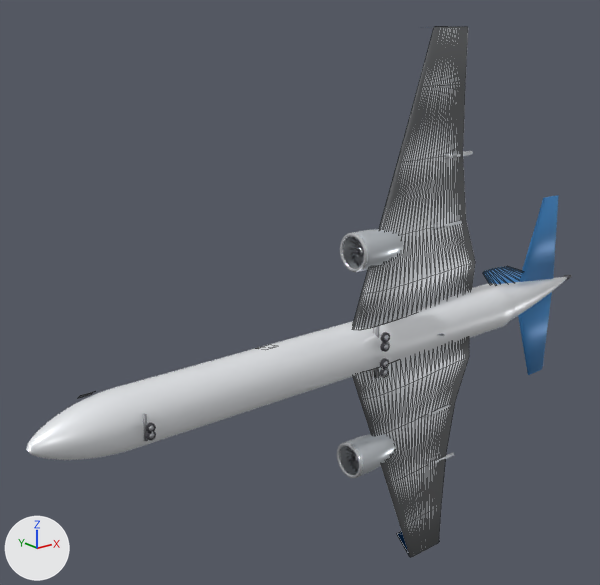
The glTF model public/models/e195-e2.glb: old version first, new version second.
Rendered twice from a 50 mm camera at (-31.7, -32.9, 17.3) aimed at (-2.0, 4.3, 2.4). Lighting does not change. The marker at lower left points along +X, +Y and +Z. The picture after the commit comes second. Mesh edges are drawn as thin lines on the coarser meshes. Where no turn or scale is listed for an object, it has been applied to the vertices.

Names of what the first picture shows: 'Fuselage', 'HStab_L', 'HStab_R', 'Nacelle_-1_0', 'Nacelle_1_0', 'Wing_L', 'Wing_R' and 20 more.
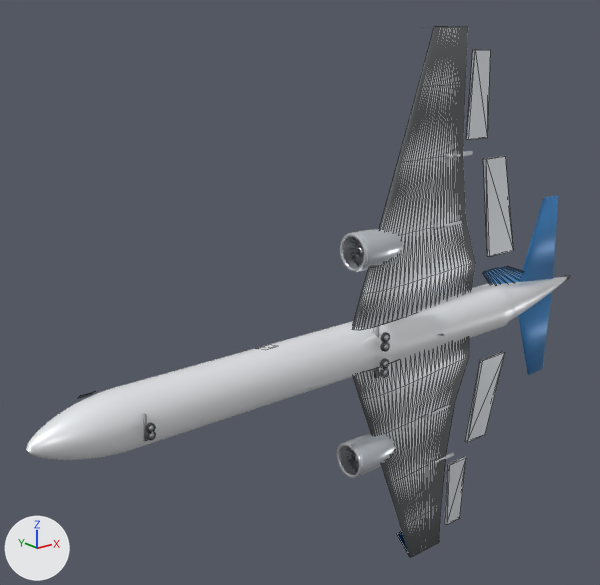
Changed parts and their boxes [x1, y1, x2, y2] in the pictures (600 x 585 px):
'Flap_R', added
    after: [483, 156, 513, 257]
'Flap_L', added
    after: [465, 352, 505, 442]
'Aileron_R', added
    after: [466, 50, 490, 140]
'Aileron_L', added
    after: [445, 457, 466, 525]

What changed in the scene script:
```text
Add me_aileron_r:
    me_aileron_r.from_pydata([(-0.35, -0.14, -2.6), (0.35, 0.36, 2.6), (1.73, 0.36, 2.6), (1.38, -0.14, -2.6), (-0.35, -0.36, -2.6), (0.35, 0.14, 2.6), (1.73, 0.14, 2.6), (1.38, -0.36, -2.6)], [], [(0, 1, 2), (0, 2, 3), (7, 6, 5), (7, 5, 4), (0, 4, 5), (0, 5, 1), (1, 5, 6), (1, 6, 2), (2, 6, 7), (2, 7, 3), (3, 7, 4), (3, 4, 0)])
    me_aileron_r.materials.append(mat_hd_wing)  # white #eaedf2
Add me_flap_r:
    me_flap_r.from_pydata([(0.13, -0.19, -3.09), (-0.13, 0.41, 3.09), (1.76, 0.41, 3.09), (2.51, -0.19, -3.09), (0.13, -0.41, -3.09), (-0.13, 0.19, 3.09), (1.76, 0.19, 3.09), (2.51, -0.41, -3.09)], [], [(0, 1, 2), (0, 2, 3), (7, 6, 5), (7, 5, 4), (0, 4, 5), (0, 5, 1), (1, 5, 6), (1, 6, 2), (2, 6, 7), (2, 7, 3), (3, 7, 4), (3, 4, 0)])
    me_flap_r.materials.append(mat_hd_wing)  # white #eaedf2
Add me_aileron_l:
    me_aileron_l.from_pydata([(-0.35, -0.14, 2.6), (0.35, 0.36, -2.6), (1.73, 0.36, -2.6), (1.38, -0.14, 2.6), (-0.35, -0.36, 2.6), (0.35, 0.14, -2.6), (1.73, 0.14, -2.6), (1.38, -0.36, 2.6)], [], [(0, 3, 2), (0, 2, 1), (7, 4, 5), (7, 5, 6), (0, 1, 5), (0, 5, 4), (1, 2, 6), (1, 6, 5), (2, 3, 7), (2, 7, 6), (3, 0, 4), (3, 4, 7)])
    me_aileron_l.materials.append(mat_hd_wing)  # white #eaedf2
Add me_flap_l:
    me_flap_l.from_pydata([(0.13, -0.19, 3.09), (-0.13, 0.41, -3.09), (1.76, 0.41, -3.09), (2.51, -0.19, 3.09), (0.13, -0.41, 3.09), (-0.13, 0.19, -3.09), (1.76, 0.19, -3.09), (2.51, -0.41, 3.09)], [], [(0, 3, 2), (0, 2, 1), (7, 4, 5), (7, 5, 6), (0, 1, 5), (0, 5, 4), (1, 2, 6), (1, 6, 5), (2, 3, 7), (2, 7, 6), (3, 0, 4), (3, 4, 7)])
    me_flap_l.materials.append(mat_hd_wing)  # white #eaedf2
Add ob_aileron_r:
    ob_aileron_r = bpy.data.objects.new('Aileron_R', me_aileron_r)
    ob_aileron_r.location = (8.44, 0.86, 13.66)
Add ob_flap_r:
    ob_flap_r = bpy.data.objects.new('Flap_R', me_flap_r)
    ob_flap_r.location = (9.8, 0.19, 6.66)
Add ob_aileron_l:
    ob_aileron_l = bpy.data.objects.new('Aileron_L', me_aileron_l)
    ob_aileron_l.location = (8.44, 0.86, -13.66)
Add ob_flap_l:
    ob_flap_l = bpy.data.objects.new('Flap_L', me_flap_l)
    ob_flap_l.location = (9.8, 0.19, -6.66)
```
